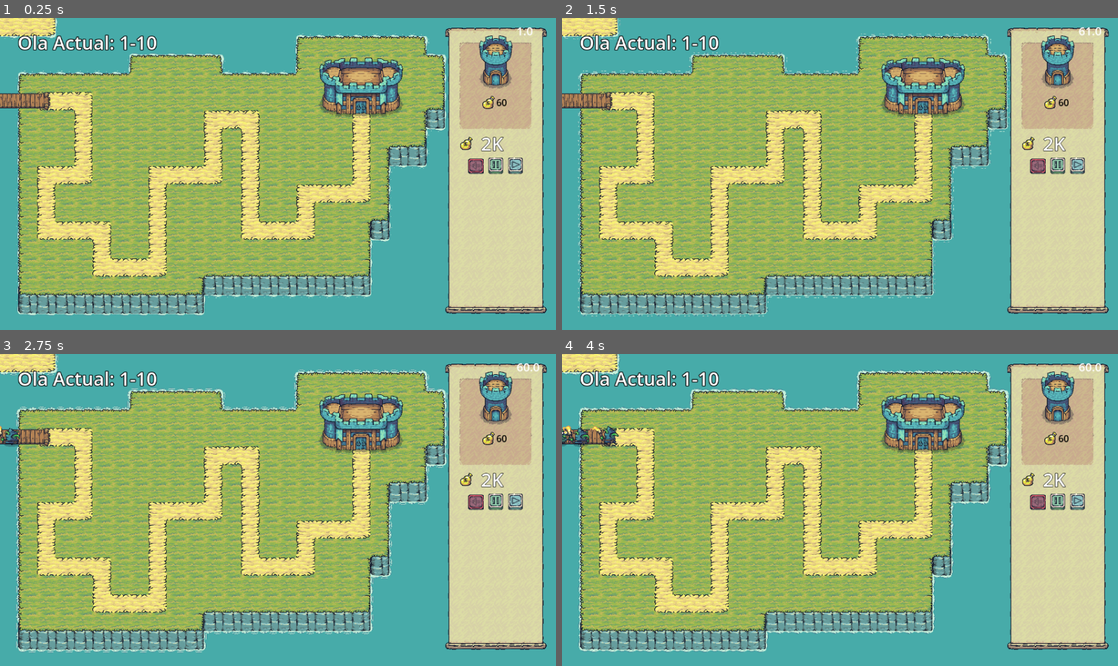
Above: before the commit, frames 1-4 (two rows, left to right).
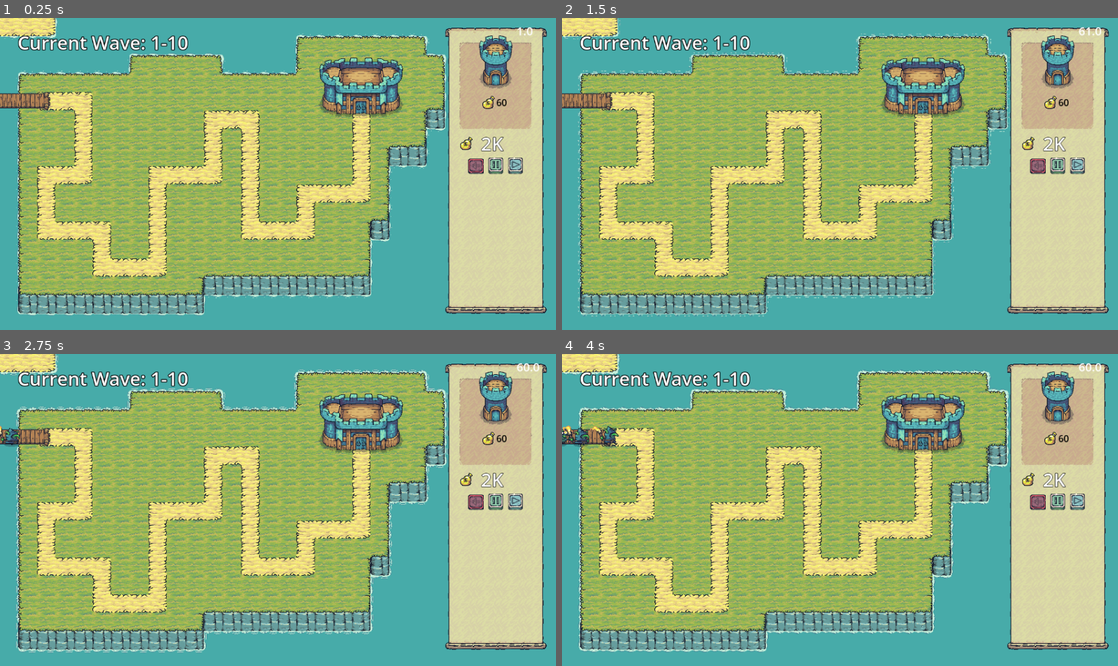
Above: after the commit, the same moments.

Repository: NicoWired/towersmith
Game: Godot game, scene res://source/game/Game.tscn
Same seed, same stepped clock (60 frames per second), same inputs: the game is played once before the commit and once after it.
Inputs (mouse positions are in pixels of both pictures, inside the frame that each line leads up to):
- Up to frame 1 (0.25 s): no input
- Up to frame 2 (1.5 s): click (1079, 167) at 0.5 s; click (1079, 167) at 1.25 s
- Up to frame 3 (2.75 s): click (517, 503) at 2 s
- Up to frame 4 (4 s): drag from (1056, 413) to (923, 422) at 2.77 s; drag from (728, 525) to (923, 422) at 3.52 s

The runs differ from the first frame. In frame 1, 1.0% of the frame differs, in the area x 3-34%, y 5-11%; in frame 2, 1.0%; in frame 3, 1.0%; in frame 4, 1.0%.

Commit message:
proj system rework

Diff:
--- a/project.godot
+++ b/project.godot
@@ -51,8 +51,6 @@
 
 locale/translations=PackedStringArray("res://localization.en.translation", "res://localization.es.translation")
 locale/include_text_server_data=true
-locale/test="es"
-locale/fallback="es"
 
 [layer_names]
 
--- a/source/buildings/towers/Tower.tscn
+++ b/source/buildings/towers/Tower.tscn
@@ -1,8 +1,10 @@
-[gd_scene load_steps=7 format=3 uid="uid://bexi4xhm25wl0"]
+[gd_scene load_steps=8 format=3 uid="uid://bexi4xhm25wl0"]
 
 [ext_resource type="Texture2D" uid="uid://dfi0lgur668l5" path="res://assets/tiny_swords/Factions/Knights/Buildings/Tower/Tower_Blue.png" id="1_1p430"]
 [ext_resource type="Shader" uid="uid://cqp60r1dbqwv6" path="res://source/shaders/outline_shader.gdshader" id="1_vto32"]
 [ext_resource type="Script" uid="uid://di2e30kt26cbv" path="res://source/buildings/towers/tower.gd" id="2_xkfnw"]
+[ext_resource type="PackedScene" uid="uid://bkpc2ohp4v5yw" path="res://source/projectiles/targetting_system.tscn" id="4_xpe70"]
+[ext_resource type="PackedScene" uid="uid://c2novouetbqvt" path="res://source/projectiles/shooting_system.tscn" id="5_ks1mj"]
 
 [sub_resource type="ShaderMaterial" id="ShaderMaterial_xpe70"]
 shader = ExtResource("1_vto32")
@@ -11,9 +13,6 @@
 shader_parameter/pattern = 0
 shader_parameter/inside = false
 shader_parameter/add_margins = true
-
-[sub_resource type="CircleShape2D" id="CircleShape2D_xkfnw"]
-resource_local_to_scene = true
 
 [sub_resource type="RectangleShape2D" id="RectangleShape2D_xkfnw"]
 size = Vector2(128, 128)
@@ -24,17 +23,6 @@
 position = Vector2(64, 0)
 texture = ExtResource("1_1p430")
 script = ExtResource("2_xkfnw")
-
-[node name="RangeArea" type="Area2D" parent="."]
-collision_layer = 8
-collision_mask = 4
-
-[node name="CollisionShape2D" type="CollisionShape2D" parent="RangeArea"]
-position = Vector2(2, 1)
-shape = SubResource("CircleShape2D_xkfnw")
-
-[node name="ArrowCDTimer" type="Timer" parent="."]
-one_shot = true
 
 [node name="Hitbox" type="Area2D" parent="."]
 collision_layer = 16
@@ -50,3 +38,7 @@
 offset_right = 64.0
 offset_bottom = 117.0
 mouse_filter = 1
+
+[node name="TargettingSystem" parent="." instance=ExtResource("4_xpe70")]
+
+[node name="ShootingSystem" parent="." instance=ExtResource("5_ks1mj")]
--- a/source/buildings/towers/tower.gd
+++ b/source/buildings/towers/tower.gd
@@ -7,22 +7,15 @@
 var building_stats: TowerStats = TowerStats.new()
 var arrow_stats: ArrowStats = building_stats.arrow_stats
 
-# arrows
-var arrow_scene: PackedScene = preload("res://source/projectiles/Arrow.tscn")
-var arrow_on_cd: bool = false
-var arrow_direction: Vector2
+# targeting
+var target: Vector2
 
-# targeting
-var target_list: Array[CharacterBody2D] = []
-var target: CharacterBody2D
-
-@onready var range_area: Area2D = $RangeArea
-@onready var collision_shape_2d: CollisionShape2D = $RangeArea/CollisionShape2D
-@onready var arrow_cd_timer: Timer = $ArrowCDTimer
 @onready var hitbox: Area2D = $Hitbox
 @onready var hitbox_shape: CollisionShape2D = $Hitbox/HitboxShape
 @onready var tower_click: TextureButton = $TowerClick
 @onready var hover_shader: Material = material
+@onready var targetting_system: TargettingSystem = $TargettingSystem
+@onready var shooting_system: ShootingSystem = $ShootingSystem
 
 
 func _ready() -> void:
@@ -30,47 +23,18 @@
 	material = null
 
 	# connect signals
-	range_area.body_entered.connect(on_body_entered)
-	range_area.body_exited.connect(on_body_exited)
-	arrow_cd_timer.timeout.connect(on_timer_timeout)
 	tower_click.pressed.connect(on_upgrade_requested)
 	tower_click.mouse_entered.connect(on_tower_hovered_in)
 	tower_click.mouse_exited.connect(on_tower_hovered_out)
 
 
 func _process(_delta: float) -> void:
-	if len(target_list) > 0 and not arrow_on_cd:
-		target = acquire_target()
-		shoot_arrow()
+	if len(targetting_system.target_list) > 0 and not shooting_system.projectile_on_cd:
+		target = targetting_system.lock_target()
+		shooting_system.shoot(arrow_stats, target)
 
 func set_building_stats() -> void:
-	#range
-	collision_shape_2d.shape.radius = building_stats.get_tower_range()
-
-func on_body_entered(body) -> void:
-	target_list.append(body)
-
-func on_body_exited(body) -> void:
-	var target_index: int = target_list.find(body)
-	if target_index >= 0:
-		target_list.remove_at(target_index)
-
-func on_timer_timeout() -> void:
-	arrow_on_cd = false
-
-func shoot_arrow() -> void:
-	var arrow: Arrow = arrow_scene.instantiate()
-	arrow_direction = target.global_position - global_position
-	arrow.rotation = arrow_direction.angle()
-	arrow.initialize(arrow_stats, arrow_direction.normalized())
-	call_deferred("add_child", arrow)
-	arrow_on_cd = true
-	arrow_cd_timer.start()
-
-func acquire_target() -> CharacterBody2D:
-	var chosen_target: CharacterBody2D
-	chosen_target = target_list.pick_random()
-	return chosen_target
+	targetting_system.update_range(building_stats.get_tower_range())
 
 func on_upgrade_requested() -> void:
 	upgrade_requested.emit(self)
--- /dev/null
+++ b/source/projectiles/shooting_system.gd
@@ -0,0 +1,22 @@
+class_name ShootingSystem
+extends Node2D
+
+var projectile_on_cd: bool = false
+var arrow_scene: PackedScene = preload("res://source/projectiles/Arrow.tscn")
+@onready var cooldown: Timer = $Cooldown
+
+
+func _ready() -> void:
+	cooldown.autostart = false
+	cooldown.one_shot = true
+	cooldown.timeout.connect(func(): projectile_on_cd = false)
+
+func shoot(projectile_stats: ArrowStats, target: Vector2) -> void:
+	if not projectile_on_cd:
+		var arrow: Arrow = arrow_scene.instantiate()
+		var arrow_direction: Vector2 = target - global_position
+		arrow.rotation = arrow_direction.angle()
+		arrow.initialize(projectile_stats, arrow_direction.normalized())
+		call_deferred("add_child", arrow)
+		projectile_on_cd = true
+		cooldown.start()
--- /dev/null
+++ b/source/projectiles/shooting_system.tscn
@@ -0,0 +1,8 @@
+[gd_scene load_steps=2 format=3 uid="uid://c2novouetbqvt"]
+
+[ext_resource type="Script" uid="uid://davmy6af6lsqr" path="res://source/projectiles/shooting_system.gd" id="1_3qgsm"]
+
+[node name="ShootingSystem" type="Node2D"]
+script = ExtResource("1_3qgsm")
+
+[node name="Cooldown" type="Timer" parent="."]
--- /dev/null
+++ b/source/projectiles/targetting_system.gd
@@ -0,0 +1,38 @@
+class_name TargettingSystem
+extends Node2D
+
+enum targetting_methods {
+	RANDOM
+}
+
+var target_list: Array = []
+
+@onready var range_area: Area2D = $RangeArea
+@onready var range_shape: CollisionShape2D = $RangeArea/RangeShape
+@export var radius: float = 150.0
+
+
+func _ready() -> void:
+	range_area.body_entered.connect(on_body_entered)
+	range_area.body_exited.connect(on_body_exited)
+	range_shape.shape.radius = radius
+
+func on_body_entered(body) -> void:
+	target_list.append(body)
+
+func on_body_exited(body) -> void:
+	var target_index: int = target_list.find(body)
+	if target_index >= 0:
+		target_list.remove_at(target_index)
+
+func update_range(new_range: float) -> void:
+	range_shape.shape.radius = new_range
+
+func lock_target(method: int = targetting_methods.RANDOM) -> Vector2:
+	match method:
+		targetting_methods.RANDOM: return random_acquisition()
+		_: return Vector2.ZERO
+
+func random_acquisition() -> Vector2:
+	var chosen_enemy: CharacterBody2D = target_list.pick_random()
+	return chosen_enemy.global_position
--- /dev/null
+++ b/source/projectiles/targetting_system.tscn
@@ -0,0 +1,15 @@
+[gd_scene load_steps=3 format=3 uid="uid://bkpc2ohp4v5yw"]
+
+[ext_resource type="Script" uid="uid://8kmivec100wa" path="res://source/projectiles/targetting_system.gd" id="1_yas2y"]
+
+[sub_resource type="CircleShape2D" id="CircleShape2D_yas2y"]
+
+[node name="TargettingSystem" type="Node2D"]
+script = ExtResource("1_yas2y")
+
+[node name="RangeArea" type="Area2D" parent="."]
+collision_layer = 8
+collision_mask = 4
+
+[node name="RangeShape" type="CollisionShape2D" parent="RangeArea"]
+shape = SubResource("CircleShape2D_yas2y")
